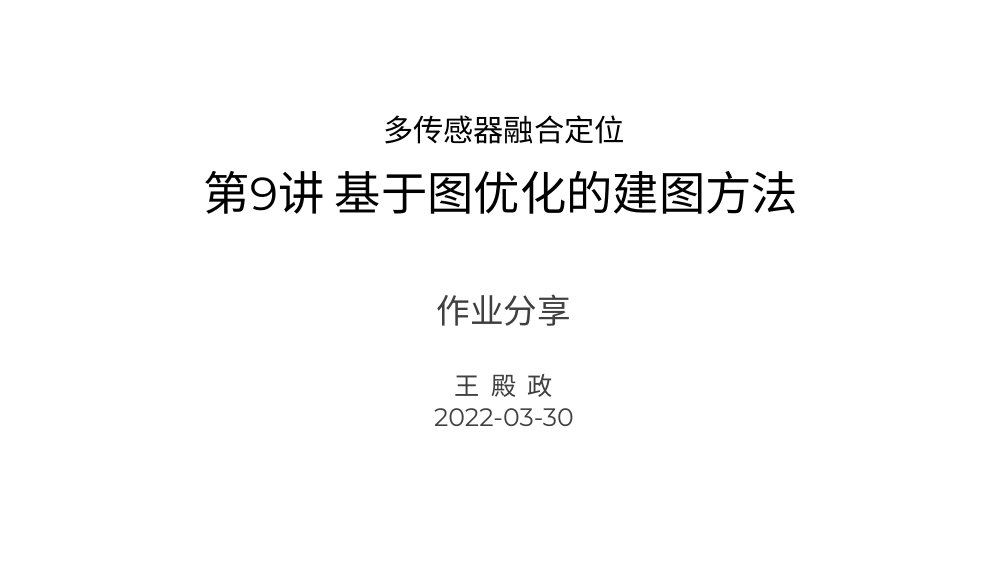
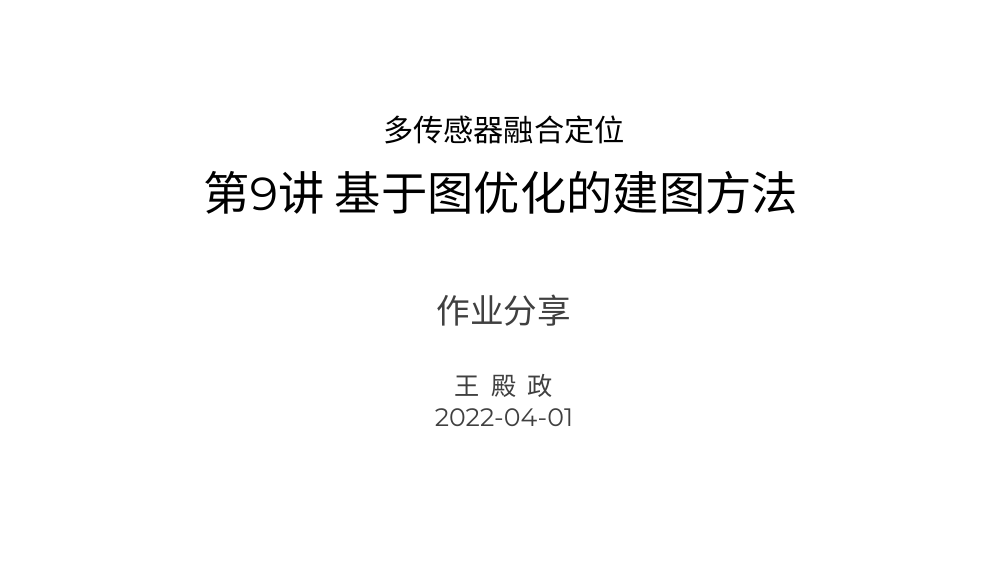
Before and after one commit to wangdz99/Sensor-Fusion-SLAM, a slide deck: slide 1 of 09-graph-optimization/第9讲作业分享—王殿政.pptx. Drawn at 1008x567 pixels with LibreOffice and Linux fonts; fonts in the diff are those of the drawing. Boxes give left, top, right and bottom in pixels: in the first picture for what was removed or moved away, otherwise in the second. Text is boxed around its words. In the diff, an @@ line names an element or a change of style, - is before the commit and + after.

```diff
--- a/09-graph-optimization/第9讲作业分享—王殿政.pptx
+++ b/09-graph-optimization/第9讲作业分享—王殿政.pptx
@@ subtitle at [435, 408, 573, 426]: text changed @@
-2022-03-30
+2022-04-01
```
Also in this commit, not shown: 3 other slides changed, 14 slides added, 2 other files.
